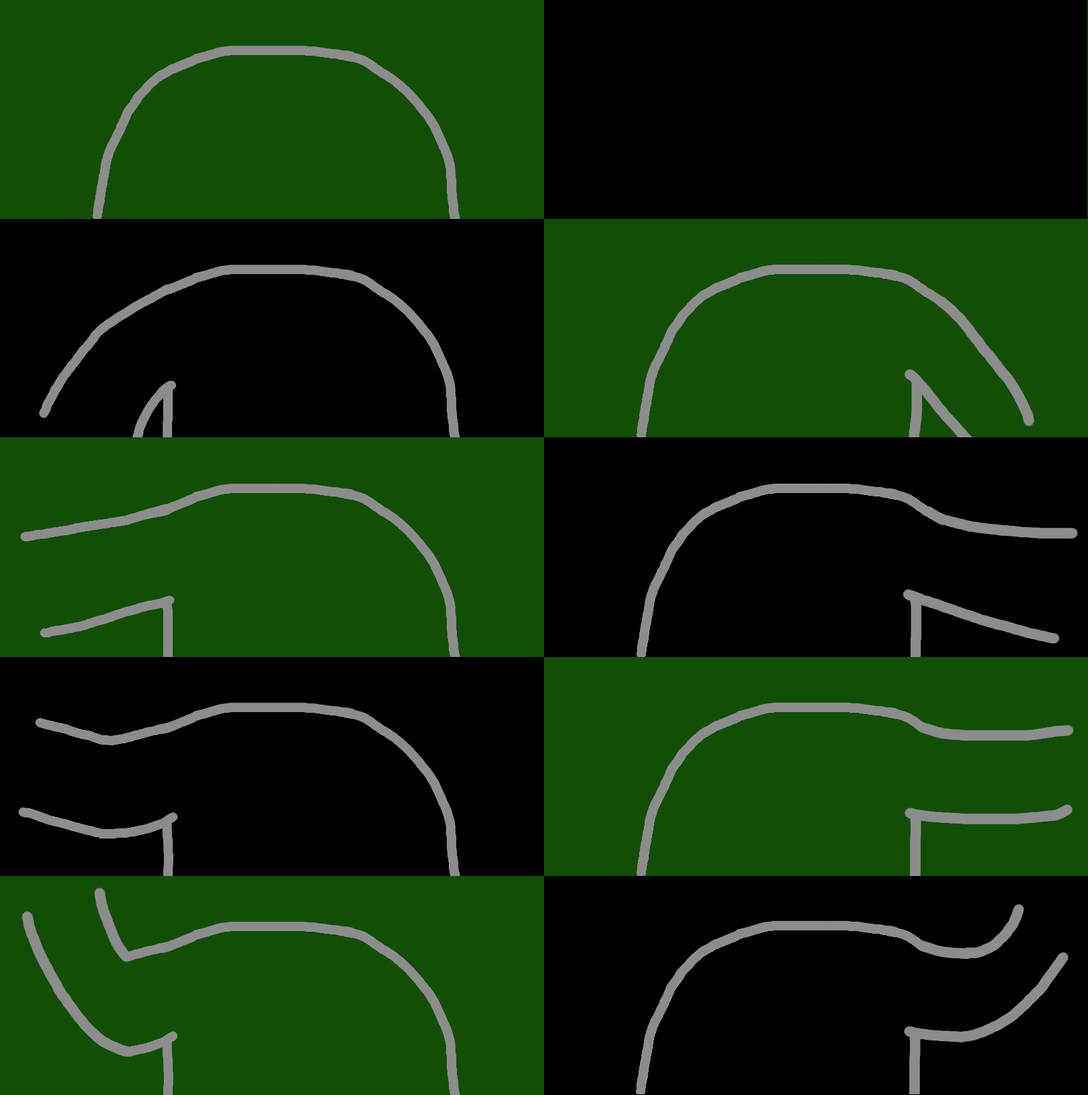
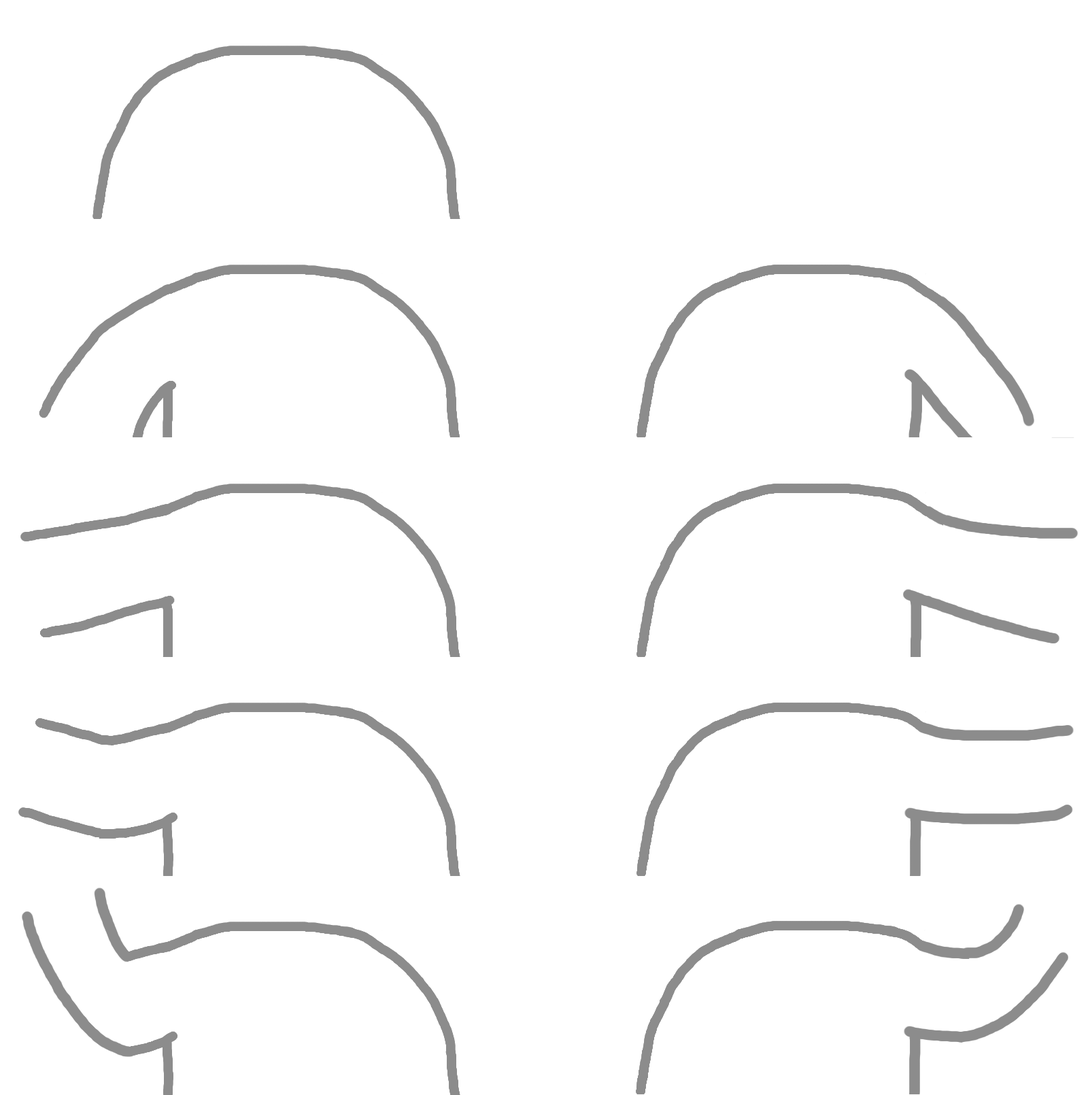
Revision of a layered 1088 × 1095 image; what changed, layer by layer:
painted on "shoulders_1_left_arm_animation.png copy #6" over [1051, 437, 1075, 438]
hid "Layer" over [0, 0, 1088, 1095]
